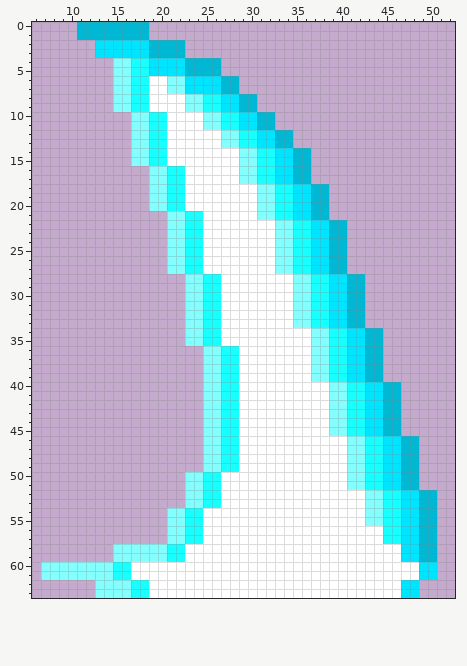
Pixel-art sprite -- Projectiles/BladeBeamGroundLimit.png. This is how it looked before the edit.
The file is 64x64 pixels. Shown: x 6..52, y 0..63.
The same view after the edit:
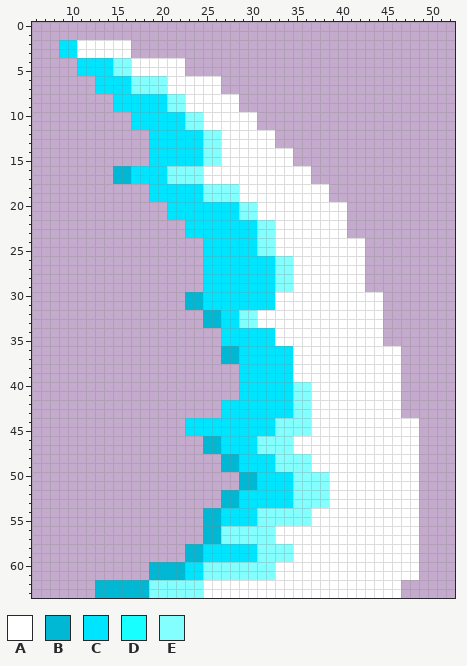
Palette (. is transparent): A #ffffff  B #00b8d4  C #00e5ff  D #18ffff  E #84ffff
Edits made:
Changed rows in their new state; - is an unchanged pixel.
first column x 7:
 0 ----........--------------------------------
 1 ----........--------------------------------
 2 --CCAAAAAA......----------------------------
 3 --CCAAAAAA......----------------------------
 4 ----CCCC--AAAAAA....------------------------
 5 ----CCCC--AAAAAA....------------------------
 6 ------CCCCEEEEAAAAAA..----------------------
 7 ------CCCCEEEEAAAAAA..----------------------
 8 --------CCCCCCEEAAAAAA..--------------------
 9 --------CCCCCCEEAAAAAA..--------------------
10 ----------CCCCCCEEAAAAAA..------------------
11 ----------CCCCCCEEAAAAAA..------------------
12 ----------..CCCCCCEEAAAAAA..----------------
13 ----------..CCCCCCEEAAAAAA..----------------
14 ----------..CCCCCCEE--AAAAAA..--------------
15 ----------..CCCCCCEE--AAAAAA..--------------
16 --------BBCCCCEEEE----AAAAAAAA--------------
17 --------BBCCCCEEEE----AAAAAAAA--------------
18 ------------CCCCCCEEEE--AAAAAAAA------------
19 ------------CCCCCCEEEE--AAAAAAAA------------
20 ------------..CCCCCCCCEEAAAAAAAAAA----------
21 --------------CCCCCCCCEEAAAAAAAAAA----------
22 --------------..CCCCCCCCEEAAAAAAAA----------
23 --------------..CCCCCCCCEEAAAAAAAA----------
24 --------------....CCCCCCEEAAAAAAAAAA--------
25 --------------....CCCCCCEEAAAAAAAAAA--------
26 --------------....CCCCCCCC--AAAAAAAA--------
27 --------------....CCCCCCCC--AAAAAAAA--------
28 ----------------..CCCCCCCCEEAAAAAAAA--------
29 ----------------..CCCCCCCCEEAAAAAAAA--------
30 ----------------BBCCCCCCCC--AAAAAAAAAA------
31 ----------------BBCCCCCCCC--AAAAAAAAAA------
32 ----------------..BBCCEE----AAAAAAAAAA------
33 ----------------..BBCCEE----AAAAAAAAAA------
34 ----------------....CCCCCC----AAAAAAAA------
35 ----------------....CCCCCC----AAAAAAAA------
36 ------------------..BBCCCCCC--AAAAAAAAAA----
37 ------------------..BBCCCCCC--AAAAAAAAAA----
38 ------------------....CCCCCC--AAAAAAAAAA----
39 ------------------....CCCCCC--AAAAAAAAAA----
40 ------------------....CCCCCCEE--AAAAAAAA----
41 ------------------....CCCCCCEE--AAAAAAAA----
42 ------------------..CCCCCCCCEE--AAAAAAAA----
43 ------------------..CCCCCCCCEE--AAAAAAAA----
44 ----------------CCCCCCCCCCEEEE--AAAAAAAAAA--
45 ----------------CCCCCCCCCCEEEE--AAAAAAAAAA--
46 ------------------BBCCCCEEEE------AAAAAAAA--
47 ------------------BBCCCCEEEE------AAAAAAAA--
48 ------------------..BBCCCCEEEE----AAAAAAAA--
49 ------------------..BBCCCCEEEE----AAAAAAAA--
50 ----------------......BBCCCCEEEE--AAAAAAAA--
51 ----------------......BBCCCCEEEE--AAAAAAAA--
52 ----------------....BBCCCCCCEEEE----AAAAAA..
53 ----------------....BBCCCCCCEEEE----AAAAAA..
54 --------------....BBCCCCEEEEEE------AAAAAA..
55 --------------....BBCCCCEEEEEE------AAAAAA..
56 --------------....BBEEEEEE------------AAAA..
57 --------------....BBEEEEEE------------AAAA..
58 --------........BBCCCCCCEEEE------------AA..
59 --------........BBCCCCCCEEEE------------AA..
60 ............BBBBCCEEEEEEEE----------------..
61 ............BBBBCCEEEEEEEE----------------..
62 ------BBBBBBEEEEEE----------------------..--
63 ------BBBBBBEEEEEE----------------------..--
